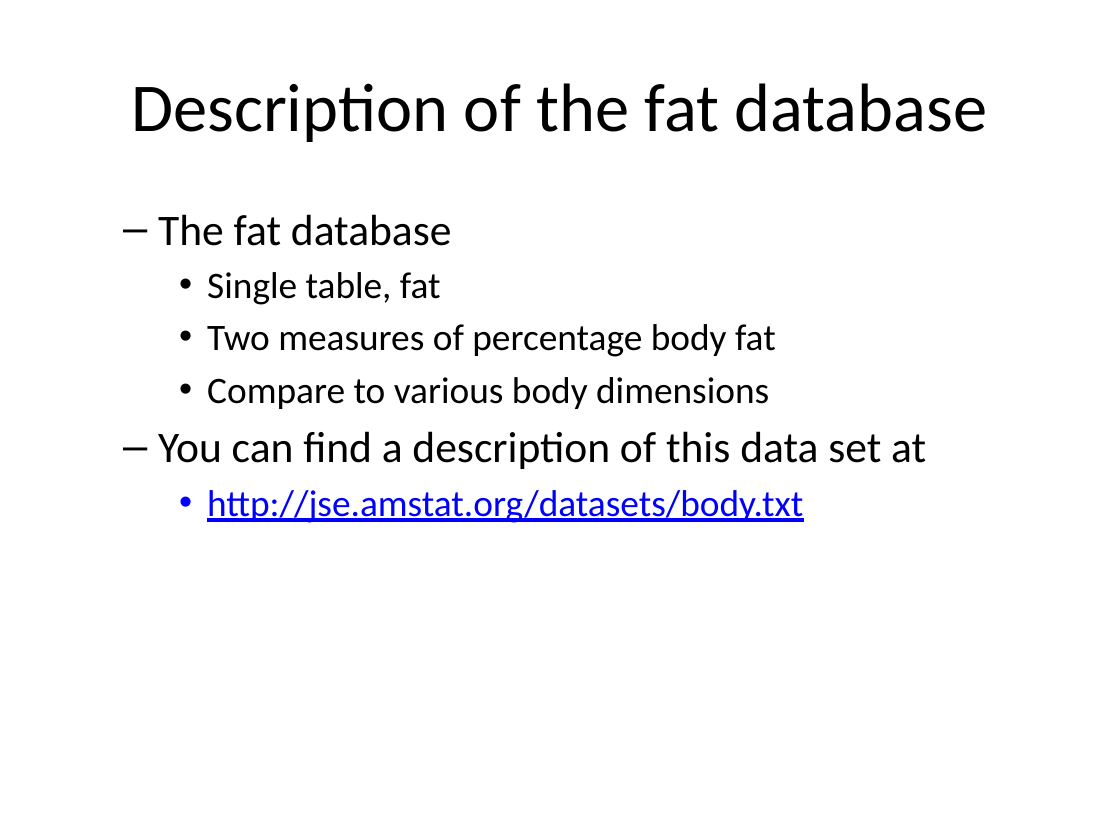
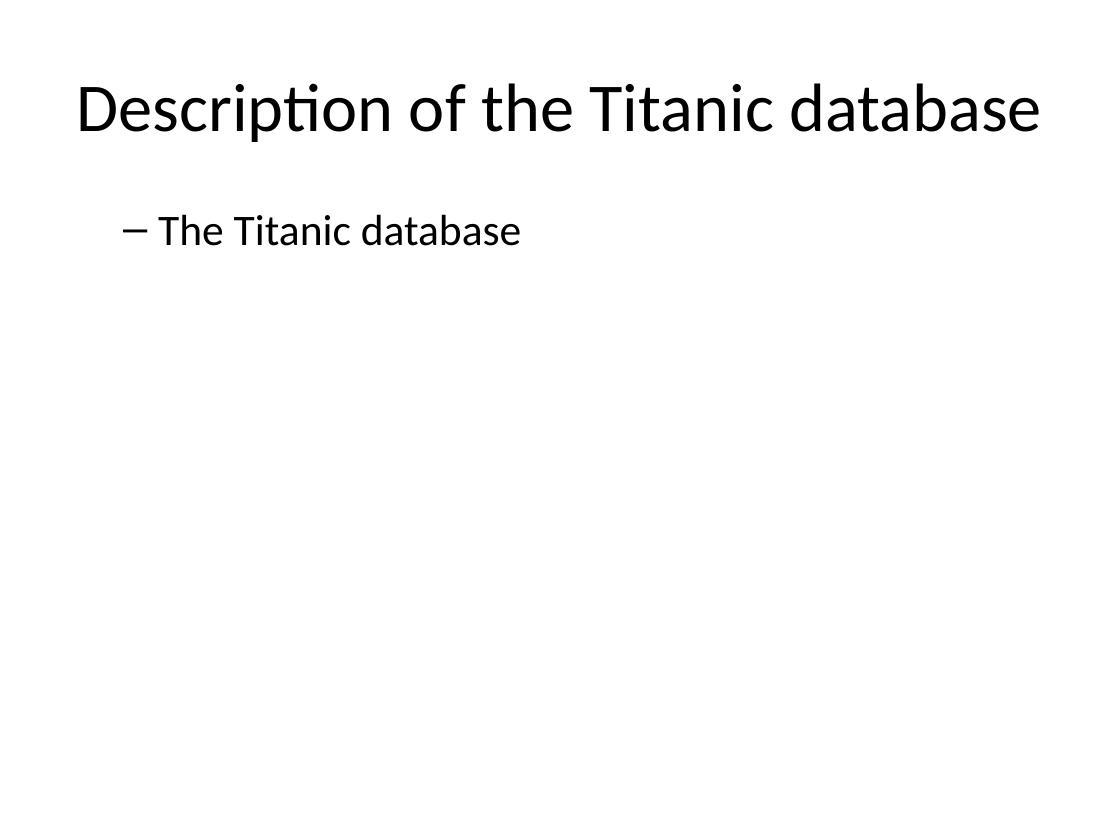
Before and after one commit to pmean/introduction-to-sql, a slide deck: slide 2 of src/where.pptx. Drawn at 1120x840 pixels with LibreOffice and Linux fonts; fonts in the diff are those of the drawing. Boxes give left, top, right and bottom in pixels: in the first picture for what was removed or moved away, otherwise in the second. Text is boxed around its words. In the diff, an @@ line names an element or a change of style, - is before the commit and + after.

```diff
--- a/src/where.pptx
+++ b/src/where.pptx
@@ title at [76, 83, 1041, 142]: text changed @@
-Description of the fat database
+Description of the Titanic database
@@ text at [158, 214, 522, 246]: text changed; size 24 to 28 pt @@
-  – The fat database
-    • Single table, fat
-    • Two measures of percentage body fat
-    • Compare to various body dimensions
-  – You can find a description of this data set at
-    • http://jse.amstat.org/datasets/body.txt
+  – The Titanic database
```
Also in this commit, not shown: 3 other slides changed, 35 slides removed, 3 other files.
